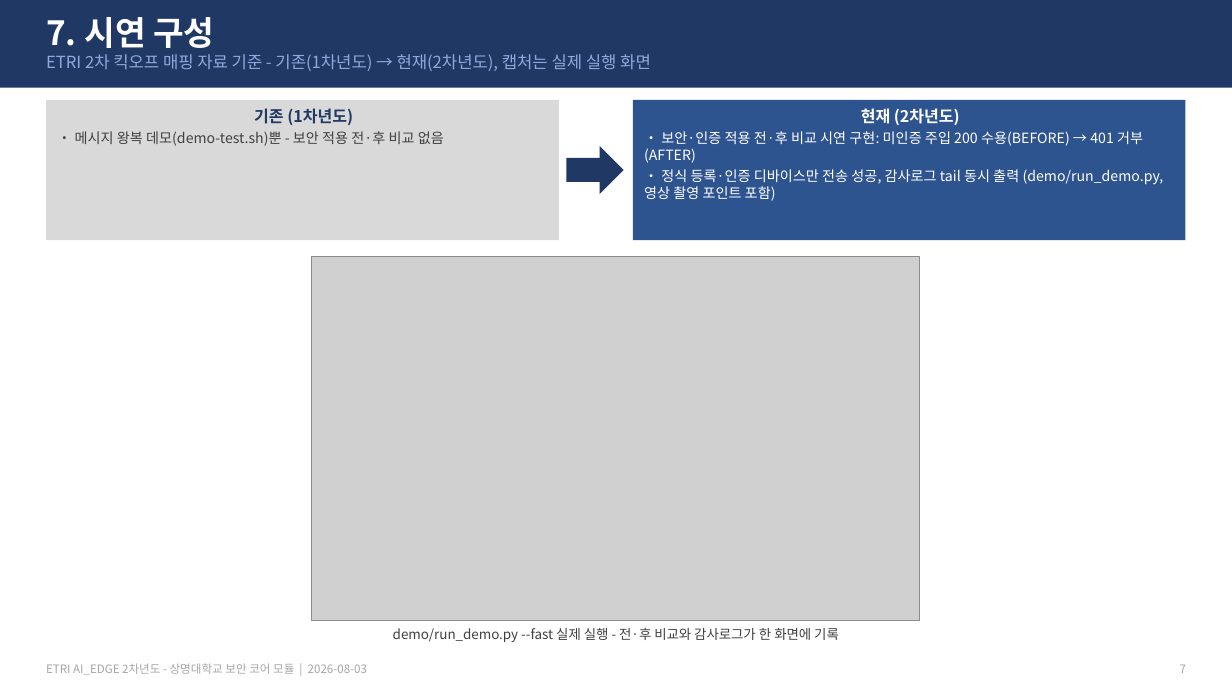
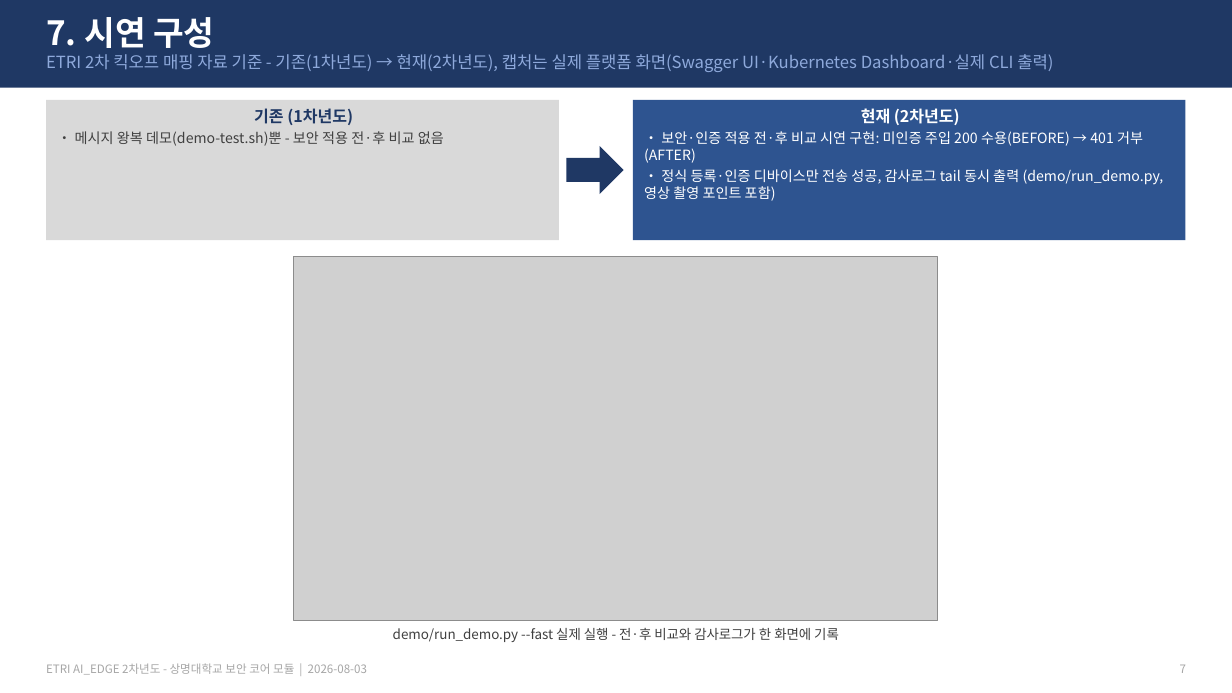
Before and after one commit to 55wind/kubeedge-edge-prototype, a slide deck: slide 7 of ppt/ETRI_2차년도_기존-현재_화면구성.pptx. Drawn at 1232x693 pixels with LibreOffice and Linux fonts; fonts in the diff are those of the drawing; grey boxes stand for pictures. Boxes give left, top, right and bottom in pixels: in the first picture for what was removed or moved away, otherwise in the second. Text is boxed around its words. In the diff, an @@ line names an element or a change of style, - is before the commit and + after.

```diff
--- a/ppt/ETRI_2차년도_기존-현재_화면구성.pptx
+++ b/ppt/ETRI_2차년도_기존-현재_화면구성.pptx
@@ text at [46, 54, 1053, 72]: text changed @@
-ETRI 2차 킥오프 매핑 자료 기준 - 기존(1차년도) → 현재(2차년도), 캡처는 실제 실행 화면
+ETRI 2차 킥오프 매핑 자료 기준 - 기존(1차년도) → 현재(2차년도), 캡처는 실제 플랫폼 화면(Swagger UI·Kubernetes Dashboard·실제 CLI 출력)
@@ picture: place and size @@
-picture at [311, 257, 920, 621]
+picture at [294, 257, 938, 621]
```
Also in this commit, not shown: 6 other slides changed, 20 other files.
